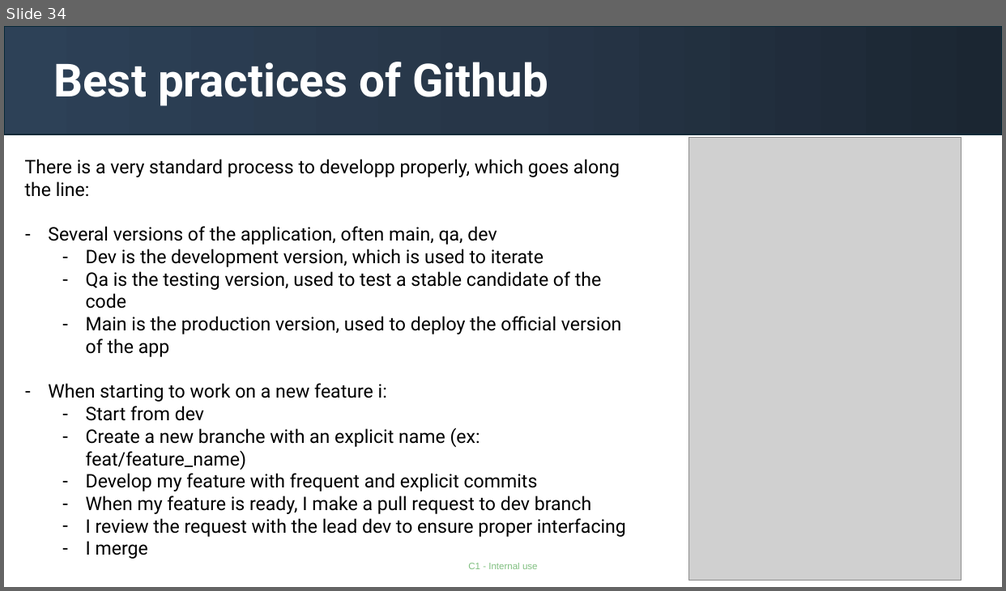
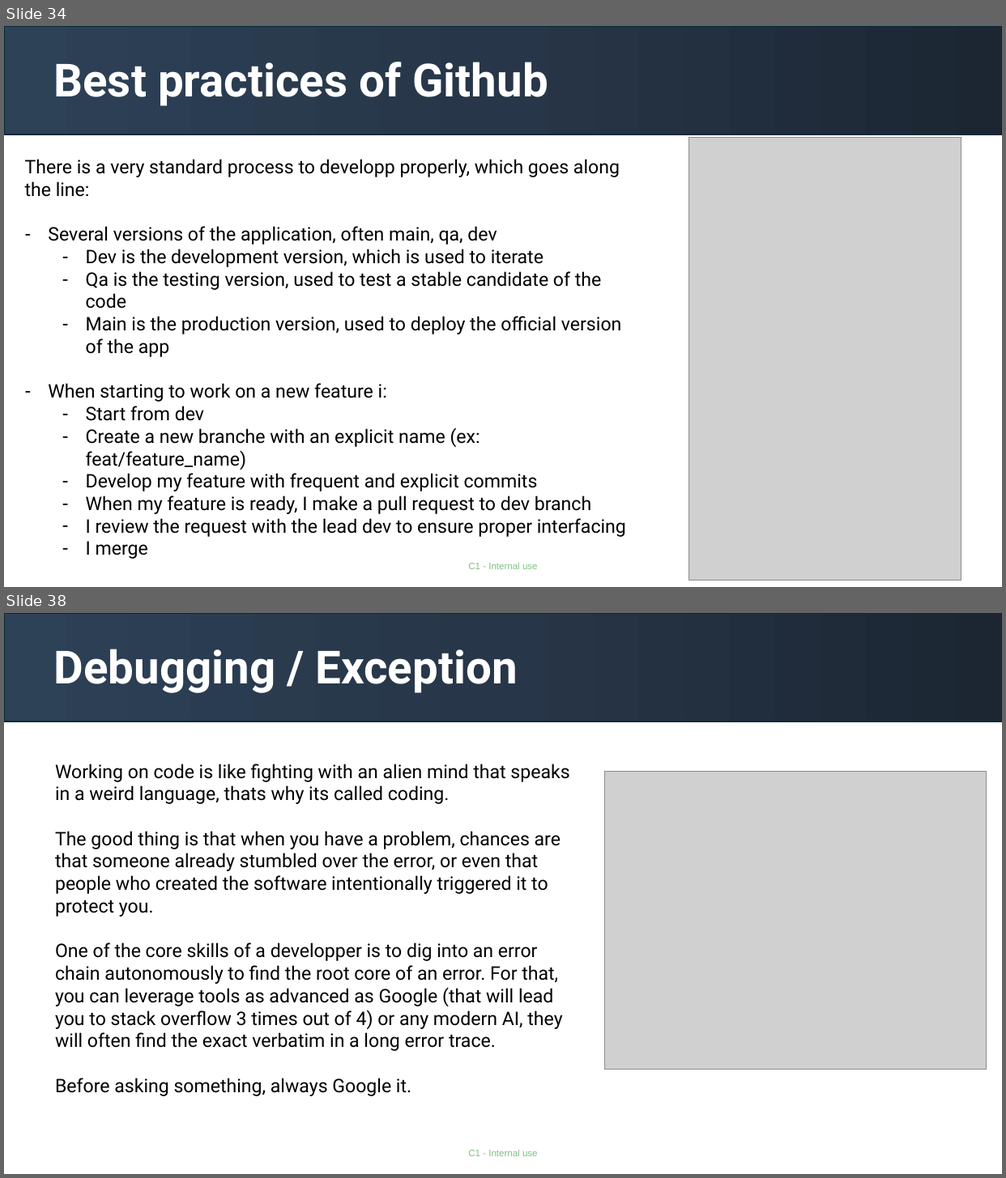
Before and after one commit to gabrielolympie/PythonForFinance, a slide deck: presentations/1.Introduction.pptx. Shown one above the other, each under a label of ours: slide 34 before the commit, slides 34 and 38 after it; the slides between them are not shown. The pictures are 1006x591 and 1006x1178 pixels, drawn with LibreOffice and Linux fonts; fonts in the diff are those of the drawing; grey boxes stand for pictures. Boxes give left, top, right and bottom in pixels: in the first picture for what was removed or moved away, otherwise in the second. Text is boxed around its words. In the diff, an @@ line names an element or a change of style, - is before the commit and + after.

```diff
--- a/presentations/1.Introduction.pptx
+++ b/presentations/1.Introduction.pptx
@@ slide 38 added at <box>4,613,1002,1174</box>, background #FFFFFF; not listed: 1 template element that a slide beside it also shows @@
@@ rectangle added at <box>4,613,1002,722</box>, fill gradient #1B2633 to #273749 to #2E4157, outline #092A39 1.5 pt @@
@@ title added at <box>53,649,518,693</box>, 44 pt, text #FFFFFF, bold @@
+Debugging / Exception
@@ text added at <box>55,764,569,1097</box>, 18 pt, text #000000 @@
+  Working on code is like fighting with an alien mind that speaks in a weird language, thats why its called coding.
+  The good thing is that when you have a problem, chances are that someone already stumbled over the error, or even that people who created the software intentionally triggered it to protect you.
+  One of the core skills of a developper is to dig into an error chain autonomously to find the root core of an error. For that, you can leverage tools as advanced as Google (that will lead you to stack overflow 3 times out of 4) or any modern AI, they will often find the exact verbatim in a long error trace.
+  Before asking something, always Google it.
@@ picture added at <box>605,772,987,1069</box> @@
```
Also in this commit, not shown: 1 slide changed, 10 other slides added, 1 slide removed, 2 other files.
